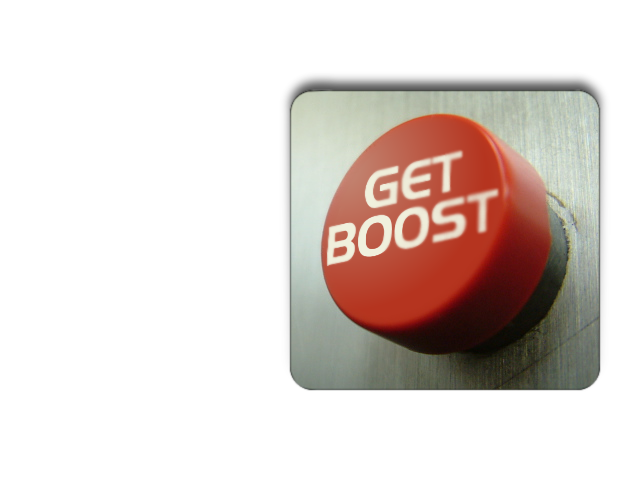
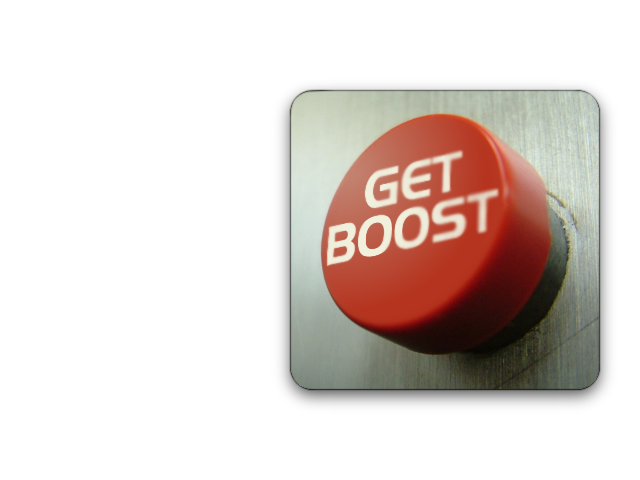
Layer changes from the first 640x480 image to the second:
added layer "Bottom Shadow" (70%) above "Top Fade Shadow" over bbox(274, 77, 616, 412)
renamed "Drop-Shadow#2" to "Top Fade Shadow", hid it over bbox(279, 73, 611, 387)
